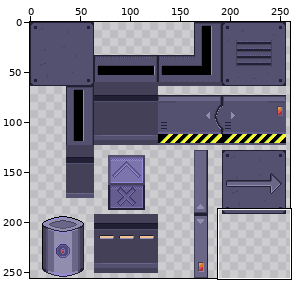
File history of a sprite sheet, assets/tileset-scifi.png. The first picture is a wide view before the edit; the outline marks the close-up.
Close-up. Old version:
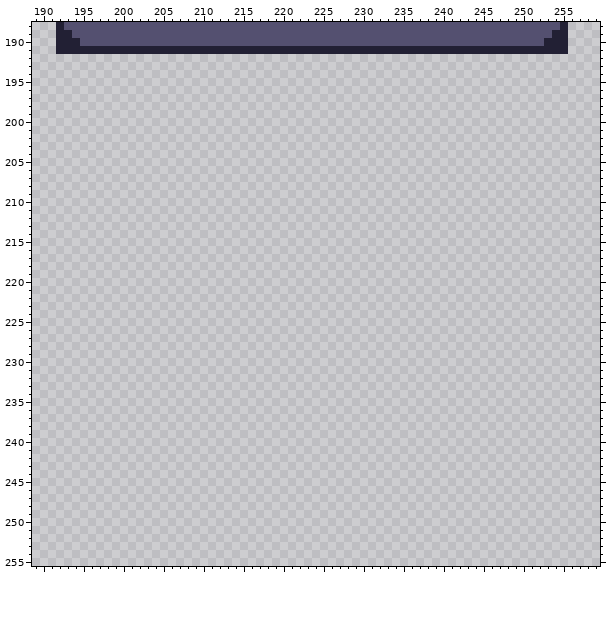
The file is 320x256 pixels. Shown: x 189..259, y 188..255. The wide view leaves out empty margins.
The result:
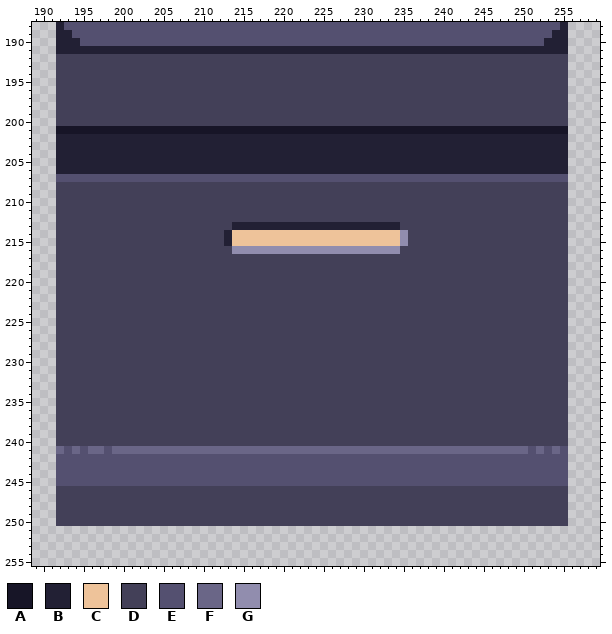
Palette (. is transparent): A #171527  B #222034  C #eec39a  D #434058  E #545070  F #6a6687  G #918dae
The author wrote: tileset -- new wall with a single light
Edits made:
y 192..200: x 192..255 ................................................................ -> DDDDDDDDDDDDDDDDDDDDDDDDDDDDDDDDDDDDDDDDDDDDDDDDDDDDDDDDDDDDDDDD
y 201: x 192..255 ................................................................ -> AAAAAAAAAAAAAAAAAAAAAAAAAAAAAAAAAAAAAAAAAAAAAAAAAAAAAAAAAAAAAAAA
y 202..206: x 192..255 ................................................................ -> BBBBBBBBBBBBBBBBBBBBBBBBBBBBBBBBBBBBBBBBBBBBBBBBBBBBBBBBBBBBBBBB
y 207: x 192..255 ................................................................ -> EEEEEEEEEEEEEEEEEEEEEEEEEEEEEEEEEEEEEEEEEEEEEEEEEEEEEEEEEEEEEEEE
y 208..212: x 192..255 ................................................................ -> DDDDDDDDDDDDDDDDDDDDDDDDDDDDDDDDDDDDDDDDDDDDDDDDDDDDDDDDDDDDDDDD
y 213: x 192..255 ................................................................ -> DDDDDDDDDDDDDDDDDDDDDDBBBBBBBBBBBBBBBBBBBBBDDDDDDDDDDDDDDDDDDDDD
y 214..215: x 192..255 ................................................................ -> DDDDDDDDDDDDDDDDDDDDDBCCCCCCCCCCCCCCCCCCCCCGDDDDDDDDDDDDDDDDDDDD
y 216: x 192..255 ................................................................ -> DDDDDDDDDDDDDDDDDDDDDDGGGGGGGGGGGGGGGGGGGGGDDDDDDDDDDDDDDDDDDDDD
y 217..240: x 192..255 ................................................................ -> DDDDDDDDDDDDDDDDDDDDDDDDDDDDDDDDDDDDDDDDDDDDDDDDDDDDDDDDDDDDDDDD
y 241: x 192..255 ................................................................ -> FEFEFFEFFFFFFFFFFFFFFFFFFFFFFFFFFFFFFFFFFFFFFFFFFFFFFFFFFFFEFEFE
y 242..245: x 192..255 ................................................................ -> EEEEEEEEEEEEEEEEEEEEEEEEEEEEEEEEEEEEEEEEEEEEEEEEEEEEEEEEEEEEEEEE
y 246..250: x 192..255 ................................................................ -> DDDDDDDDDDDDDDDDDDDDDDDDDDDDDDDDDDDDDDDDDDDDDDDDDDDDDDDDDDDDDDDD
Where, in picture pixels (left, top, right, bottom), the same in both close-ups:
added: (56, 54, 568, 526)
